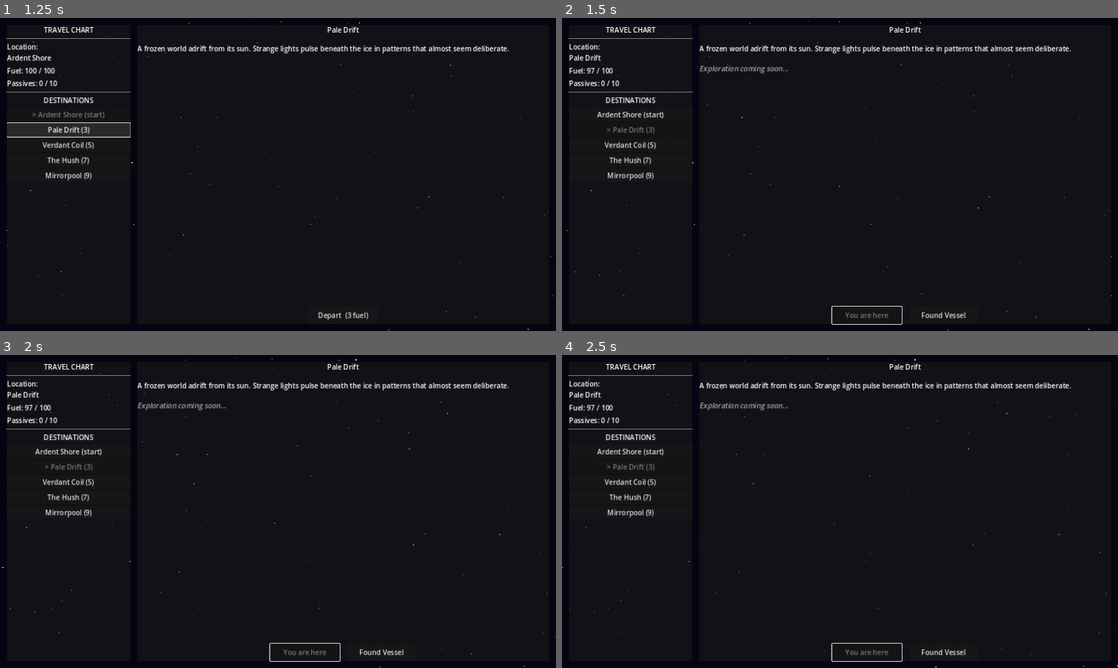
Above: before the commit, frames 1-4 (two rows, left to right).
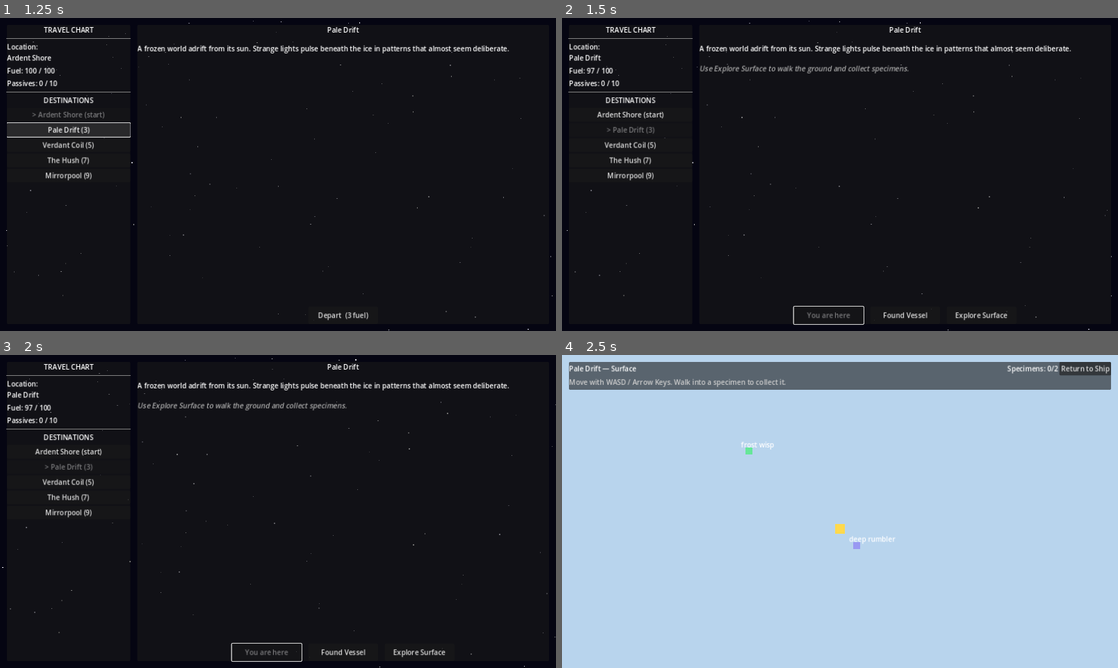
Above: after the commit, the same moments.

Repository: ColdTie/Metanoia-Vessel-2D
Game: Godot game, scene res://scenes/travel/travel_screen.tscn
Same seed, same stepped clock (60 frames per second), same inputs: the game is played once before the commit and once after it.
Inputs (mouse positions are in pixels of both pictures, inside the frame that each line leads up to):
- Up to frame 1 (1.25 s): click "Pale Drift (3)" at 0.5 s
- Up to frame 2 (1.5 s): click "Depart (3 fuel)" at 1.25 s
- Up to frame 3 (2 s): no input
- Up to frame 4 (2.5 s): click (979, 652) at 2 s, where only the run after the commit has a clickable "Explore Surface"

Frame 1 is identical in both runs. In frame 2, 0.9% of the frame differs, in the area x 24-81%, y 15-98%; in frame 3, 0.9%; in frame 4, 100%, in the area x 0-100%, y 0-100%.

Commit message:
feat: add World Surface v1 — walkable specimen exploration
Adds scenes/world/world_surface.tscn: a per-world walkable field reachable
from the Travel Screen's new "Explore Surface" button. Player moves with
WASD/arrows and collects a world's 2 catalog specimens by walking into
them; collection is tracked per-world via GameState.get_collected_specimen_ids
so already-found specimens don't respawn, and saves immediately.

No creatures/encounters yet — this is specimen collection only, keeping
with the peaceful bias (nothing to fight). Talk/avoid/combat creatures on
the surface remain a future increment, noted in design/systems.md.

Co-Authored-By: Claude Sonnet 5 <noreply@anthropic.com>
Claude-Session: https://claude.ai/code/session_011MUfdGXTr1QY9Ugx1bVhFh

Diff:
--- /dev/null
+++ b/scenes/world/world_surface.tscn
@@ -0,0 +1,6 @@
+[gd_scene load_steps=2 format=3 uid="uid://cworldsurface1"]
+
+[ext_resource type="Script" path="res://scripts/world/world_surface.gd" id="1_surface"]
+
+[node name="WorldSurface" type="Control"]
+script = ExtResource("1_surface")
--- a/scripts/autoloads/game_state.gd
+++ b/scripts/autoloads/game_state.gd
@@ -11,6 +11,7 @@
 var credits: int = 0
 var fuel: int = 100
 var max_fuel: int = 100
+var exploring_world_id: String = ""  # set before entering world_surface.tscn
 
 # World catalog — initialized in _ready(); mutated when worlds are settled.
 # Each entry: {id, name, type, description, settled, vessel_name, distance, specimens}
@@ -141,5 +142,13 @@
 	specimens.append({"id": specimen_id, "world_id": world_id})
 
 
+func get_collected_specimen_ids(world_id: String) -> Array:
+	var ids: Array = []
+	for s in specimens:
+		if s.get("world_id", "") == world_id:
+			ids.append(s.get("id", ""))
+	return ids
+
+
 func refuel(amount: int) -> void:
 	fuel = min(fuel + amount, max_fuel)
--- a/scripts/travel/travel_screen.gd
+++ b/scripts/travel/travel_screen.gd
@@ -20,6 +20,7 @@
 var _world_desc_label: RichTextLabel
 var _depart_button: Button
 var _settle_button: Button
+var _explore_button: Button
 
 var _selected_world_id: String = ""
 
@@ -200,6 +201,13 @@
 	_settle_button.pressed.connect(_on_settle_pressed)
 	btn_row.add_child(_settle_button)
 
+	_explore_button = Button.new()
+	_explore_button.text = "Explore Surface"
+	_explore_button.visible = false
+	_explore_button.custom_minimum_size = Vector2(160.0, 40.0)
+	_explore_button.pressed.connect(_on_explore_pressed)
+	btn_row.add_child(_explore_button)
+
 
 func _make_label(text: String) -> Label:
 	var lbl := Label.new()
@@ -259,6 +267,7 @@
 		_depart_button.text = "Depart  (%d fuel)" % cost
 
 	_settle_button.visible = is_current and not world.get("settled", false)
+	_explore_button.visible = is_current
 
 
 func _on_depart_pressed() -> void:
@@ -270,10 +279,11 @@
 		var world := GameState.get_world_by_id(_selected_world_id)
 		_world_name_label.text = world.get("name", "")
 		_world_desc_label.text = world.get("description", "") \
-			+ "\n\n[color=#aaaaaa][i]Exploration coming soon...[/i][/color]"
+			+ "\n\n[color=#aaaaaa][i]Use Explore Surface to walk the ground and collect specimens.[/i][/color]"
 		_depart_button.disabled = true
 		_depart_button.text = "You are here"
 		_settle_button.visible = not world.get("settled", false)
+		_explore_button.visible = true
 	else:
 		_world_desc_label.text = \
 			GameState.get_world_by_id(_selected_world_id).get("description", "") \
@@ -315,3 +325,11 @@
 
 func _on_world_changed(_new_world: String) -> void:
 	_refresh_status()
+
+
+func _on_explore_pressed() -> void:
+	if _selected_world_id.is_empty():
+		return
+	SaveLoad.save_game()
+	GameState.exploring_world_id = _selected_world_id
+	get_tree().change_scene_to_file("res://scenes/world/world_surface.tscn")
--- /dev/null
+++ b/scripts/world/world_surface.gd
@@ -0,0 +1,204 @@
+extends Control
+
+# World Surface — walkable exploration scene for a single world.
+# GameState.exploring_world_id selects which world to load before this
+# scene is entered (set by travel_screen's "Explore Surface" button).
+# Placeholder visuals: colored rects for player and specimens.
+# No creatures/combat yet — that is a future increment.
+
+const PLAYER_SPEED := 260.0
+const PLAYER_SIZE := Vector2(22.0, 22.0)
+const SPECIMEN_SIZE := Vector2(16.0, 16.0)
+const PICKUP_RADIUS := 24.0
+const FIELD_TOP := 96.0
+const FIELD_MARGIN := 16.0
+
+var _world_id: String = ""
+var _world_data: Dictionary = {}
+var _play_field: Node2D
+var _player: ColorRect
+var _specimen_nodes: Dictionary = {}  # specimen_id -> ColorRect
+var _total_specimens: int = 0
+var _status_label: Label
+var _message_label: RichTextLabel
+var _field_rect: Rect2
+
+
+func _ready() -> void:
+	set_anchors_and_offsets_preset(Control.PRESET_FULL_RECT)
+	_world_id = GameState.exploring_world_id
+	_world_data = GameState.get_world_by_id(_world_id)
+	_build_background()
+	_build_hud()
+	_build_play_field()
+	_compute_field_rect()
+	_spawn_player()
+	_spawn_specimens()
+	_update_status()
+
+
+func _process(delta: float) -> void:
+	_move_player(delta)
+	_check_pickups()
+
+
+# ── Setup ─────────────────────────────────────────────────────────────────────
+
+func _build_background() -> void:
+	var bg := ColorRect.new()
+	bg.set_anchors_and_offsets_preset(Control.PRESET_FULL_RECT)
+	bg.color = _ground_color()
+	add_child(bg)
+
+
+func _ground_color() -> Color:
+	match _world_data.get("type", ""):
+		"ice":
+			return Color(0.72, 0.83, 0.93)
+		"jungle":
+			return Color(0.09, 0.26, 0.11)
+		"desert":
+			return Color(0.55, 0.42, 0.20)
+		"ocean":
+			return Color(0.07, 0.20, 0.34)
+		_:
+			return Color(0.36, 0.28, 0.13)
+
+
+func _build_hud() -> void:
+	var panel := PanelContainer.new()
+	panel.set_anchor(SIDE_LEFT, 0.0)
+	panel.set_anchor(SIDE_TOP, 0.0)
+	panel.set_anchor(SIDE_RIGHT, 1.0)
+	panel.set_offset(SIDE_LEFT, 16.0)
+	panel.set_offset(SIDE_TOP, 16.0)
+	panel.set_offset(SIDE_RIGHT, -16.0)
+	panel.set_offset(SIDE_BOTTOM, FIELD_TOP - 16.0)
+	add_child(panel)
+
+	var vbox := VBoxContainer.new()
+	panel.add_child(vbox)
+
+	var hbox := HBoxContainer.new()
+	vbox.add_child(hbox)
+
+	var title := Label.new()
+	title.text = str(_world_data.get("name", "Unknown World")) + " — Surface"
+	title.size_flags_horizontal = Control.SIZE_EXPAND_FILL
+	hbox.add_child(title)
+
+	_status_label = Label.new()
+	_status_label.text = "Specimens: 0/0"
+	hbox.add_child(_status_label)
+
+	var return_btn := Button.new()
+	return_btn.text = "Return to Ship"
+	return_btn.pressed.connect(_on_return_pressed)
+	hbox.add_child(return_btn)
+
+	_message_label = RichTextLabel.new()
+	_message_label.bbcode_enabled = true
+	_message_label.fit_content = true
+	_message_label.custom_minimum_size = Vector2(0.0, 20.0)
+	_message_label.text = "[color=#cccccc]Move with WASD / Arrow Keys. Walk into a specimen to collect it.[/color]"
+	vbox.add_child(_message_label)
+
+
+func _build_play_field() -> void:
+	_play_field = Node2D.new()
+	_play_field.name = "PlayField"
+	add_child(_play_field)
+
+
+func _compute_field_rect() -> void:
+	var vp: Vector2 = get_viewport_rect().size
+	_field_rect = Rect2(
+		Vector2(FIELD_MARGIN, FIELD_TOP),
+		Vector2(vp.x - FIELD_MARGIN * 2.0, vp.y - FIELD_TOP - FIELD_MARGIN)
+	)
+
+
+func _spawn_player() -> void:
+	_player = ColorRect.new()
+	_player.size = PLAYER_SIZE
+	_player.color = Color(1.0, 0.85, 0.3)
+	var field_center: Vector2 = _field_rect.position + _field_rect.size * 0.5
+	_player.position = field_center - PLAYER_SIZE * 0.5
+	_play_field.add_child(_player)
+
+
+func _spawn_specimens() -> void:
+	var catalog: Array = _world_data.get("specimens", [])
+	var collected: Array = GameState.get_collected_specimen_ids(_world_id)
+	_total_specimens = catalog.size()
+
+	for i in catalog.size():
+		var specimen_id: String = catalog[i]
+		if collected.has(specimen_id):
+			continue
+		var node := ColorRect.new()
+		node.size = SPECIMEN_SIZE
+		node.color = Color(0.4, 0.9, 0.6) if i % 2 == 0 else Color(0.6, 0.6, 0.95)
+		node.position = _random_field_point()
+		_play_field.add_child(node)
+
+		var label := Label.new()
+		label.text = specimen_id.replace("_", " ")
+		label.position = Vector2(-10.0, -18.0)
+		node.add_child(label)
+
+		_specimen_nodes[specimen_id] = node
+
+
+func _random_field_point() -> Vector2:
+	return Vector2(
+		_field_rect.position.x + randf() * (_field_rect.size.x - SPECIMEN_SIZE.x),
+		_field_rect.position.y + randf() * (_field_rect.size.y - SPECIMEN_SIZE.y)
+	)
+
+
+# ── Movement & Collection ──────────────────────────────────────────────────────
+
+func _move_player(delta: float) -> void:
+	var dir := Vector2.ZERO
+	dir.x = Input.get_axis("ui_left", "ui_right")
+	dir.y = Input.get_axis("ui_up", "ui_down")
+	if dir.length() > 0.0:
+		dir = dir.normalized()
+	_player.position += dir * PLAYER_SPEED * delta
+	_player.position.x = clamp(
+		_player.position.x, _field_rect.position.x, _field_rect.end.x - PLAYER_SIZE.x
+	)
+	_player.position.y = clamp(
+		_player.position.y, _field_rect.position.y, _field_rect.end.y - PLAYER_SIZE.y
+	)
+
+
+func _check_pickups() -> void:
+	var player_center: Vector2 = _player.position + PLAYER_SIZE * 0.5
+	for specimen_id in _specimen_nodes.keys().duplicate():
+		var node: ColorRect = _specimen_nodes[specimen_id]
+		var node_center: Vector2 = node.position + SPECIMEN_SIZE * 0.5
+		if player_center.distance_to(node_center) <= PICKUP_RADIUS:
+			_collect_specimen(specimen_id, node)
+
+
+func _collect_specimen(specimen_id: String, node: ColorRect) -> void:
+	GameState.add_specimen(specimen_id, _world_id)
+	_specimen_nodes.erase(specimen_id)
+	node.queue_free()
+	_update_status()
+	_message_label.text = "[color=#aaffaa]Collected: %s[/color]" % specimen_id.replace("_", " ")
+	SaveLoad.save_game()
+
+	if _specimen_nodes.is_empty():
+		_message_label.text += "  [color=#cccccc](All specimens found on this world.)[/color]"
+
+
+func _update_status() -> void:
+	var collected: int = _total_specimens - _specimen_nodes.size()
+	_status_label.text = "Specimens: %d/%d" % [collected, _total_specimens]
+
+
+func _on_return_pressed() -> void:
+	get_tree().change_scene_to_file("res://scenes/travel/travel_screen.tscn")
Not shown, changed: design/content-log.md
Not shown, changed: design/systems.md
